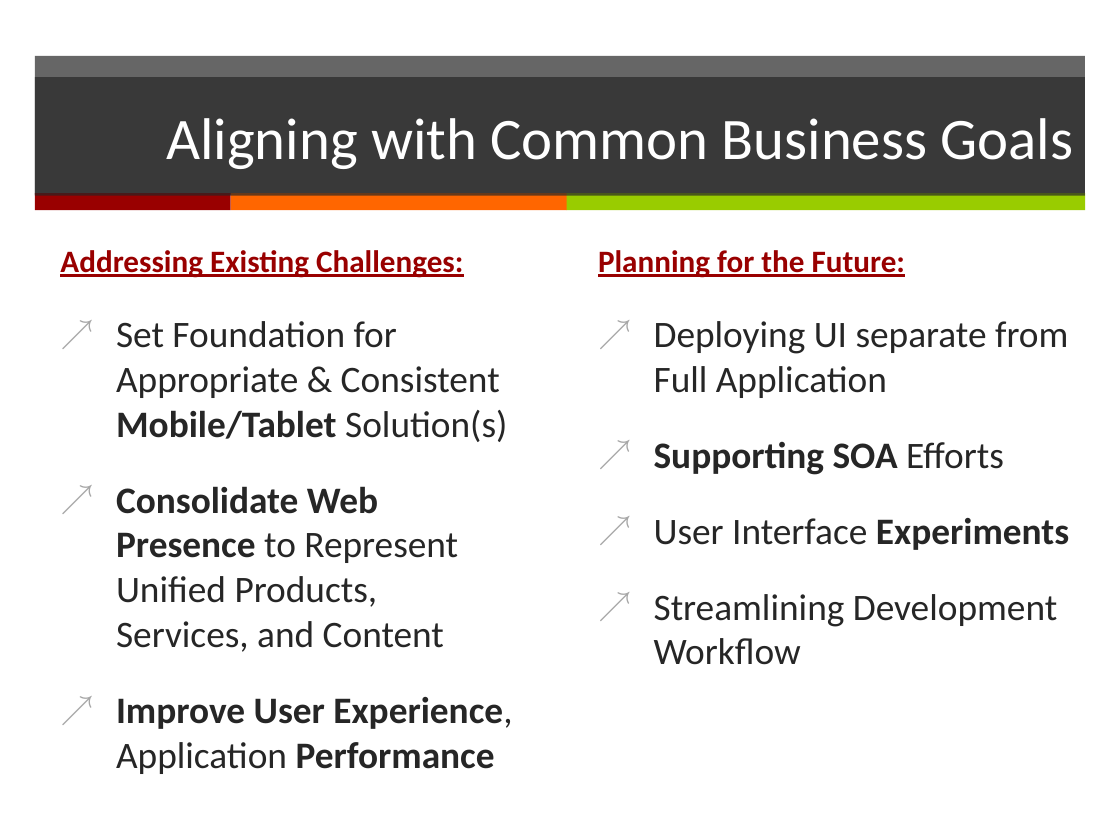
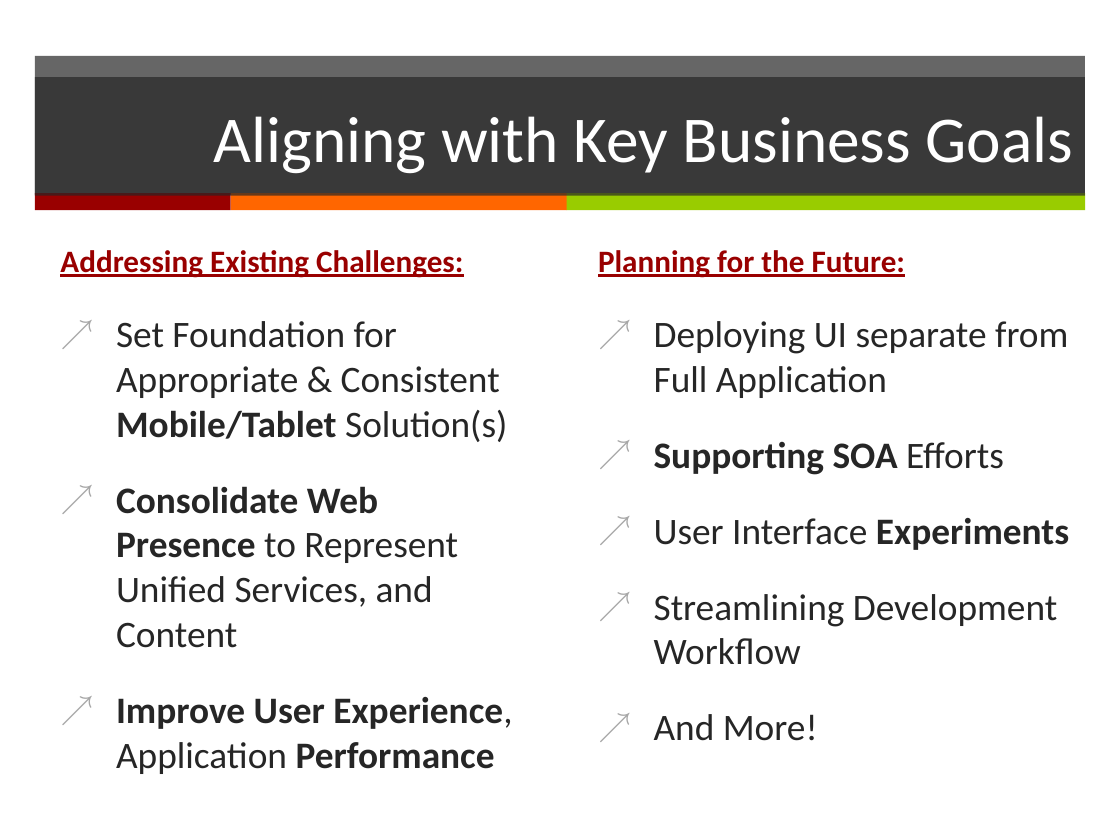
Before and after one commit to DannyDouglass/LeanUx, a slide deck: slide 5 of docs/presentations/LeanUx - IT Management.pptx. Drawn at 1120x840 pixels with LibreOffice and Linux fonts; fonts in the diff are those of the drawing. Boxes give left, top, right and bottom in pixels: in the first picture for what was removed or moved away, otherwise in the second. Text is boxed around its words. In the diff, an @@ line names an element or a change of style, - is before the commit and + after.

```diff
--- a/docs/presentations/LeanUx - IT Management.pptx
+++ b/docs/presentations/LeanUx - IT Management.pptx
@@ title at box(214, 116, 1073, 173): text changed; size 37.8 to 42 pt @@
-Aligning with Common Business Goals
+Aligning with Key Business Goals
@@ text at box(116, 486, 458, 648): text changed @@
-↗ Consolidate Web Presence to Represent Unified Products, Services, and Content
+↗ Consolidate Web Presence to Represent Unified Services, and Content
@@ text at box(654, 714, 818, 741): paragraph added @@
+↗ And More!
```
Also in this commit, not shown: 5 other slides changed, 4 slides added.
